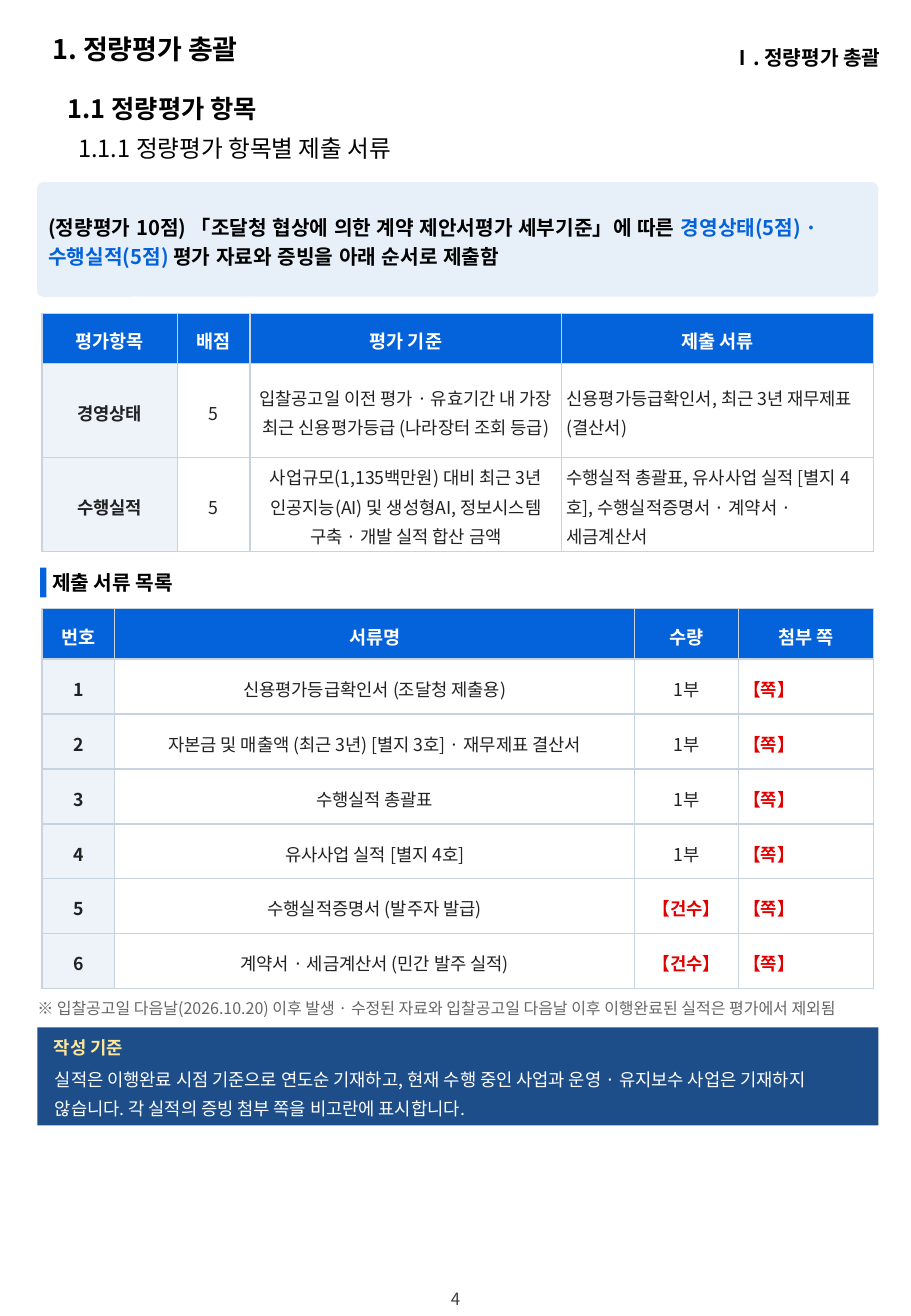
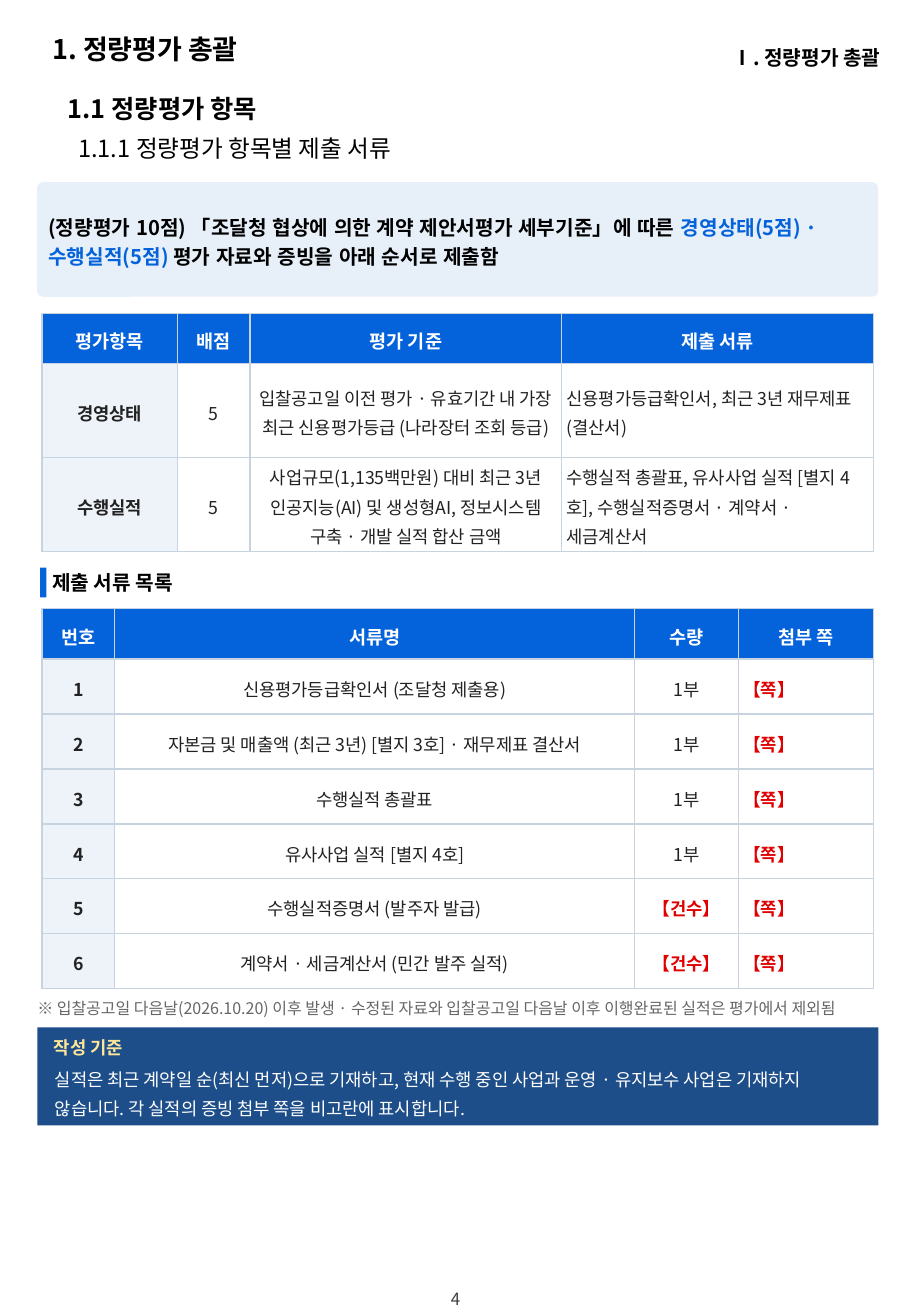
Before and after one commit to hwangsteeve-tech/hbjw, a slide deck: slide 4 of proposals/2026-11_nlrc-ai-labor-commission/nlrc_정량제안서.pptx. Drawn at 911x1316 pixels with LibreOffice and Linux fonts; fonts in the diff are those of the drawing; background and template pictures are left out. Boxes give left, top, right and bottom in pixels: in the first picture for what was removed or moved away, otherwise in the second. Text is boxed around its words. In the diff, an @@ line names an element or a change of style, - is before the commit and + after.

```diff
--- a/proposals/2026-11_nlrc-ai-labor-commission/nlrc_정량제안서.pptx
+++ b/proposals/2026-11_nlrc-ai-labor-commission/nlrc_정량제안서.pptx
@@ text at <box>55,1071,801,1117</box>: text changed @@
-실적은 이행완료 시점 기준으로 연도순 기재하고, 현재 수행 중인 사업과 운영 · 유지보수 사업은 기재하지 않습니다. 각 실적의 증빙 첨부 쪽을 비고란에 표시합니다.
+실적은 최근 계약일 순(최신 먼저)으로 기재하고, 현재 수행 중인 사업과 운영 · 유지보수 사업은 기재하지 않습니다. 각 실적의 증빙 첨부 쪽을 비고란에 표시합니다.
```
Also in this commit, not shown: 3 other slides changed, 6 other files.
